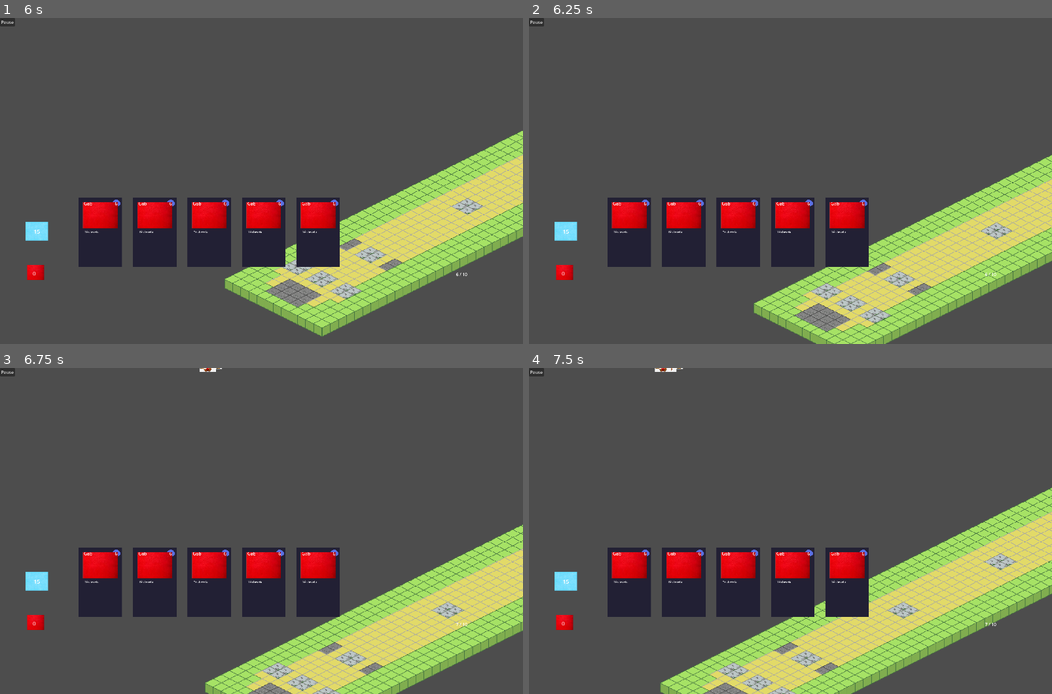
Above: before the commit, frames 1-4 (two rows, left to right).
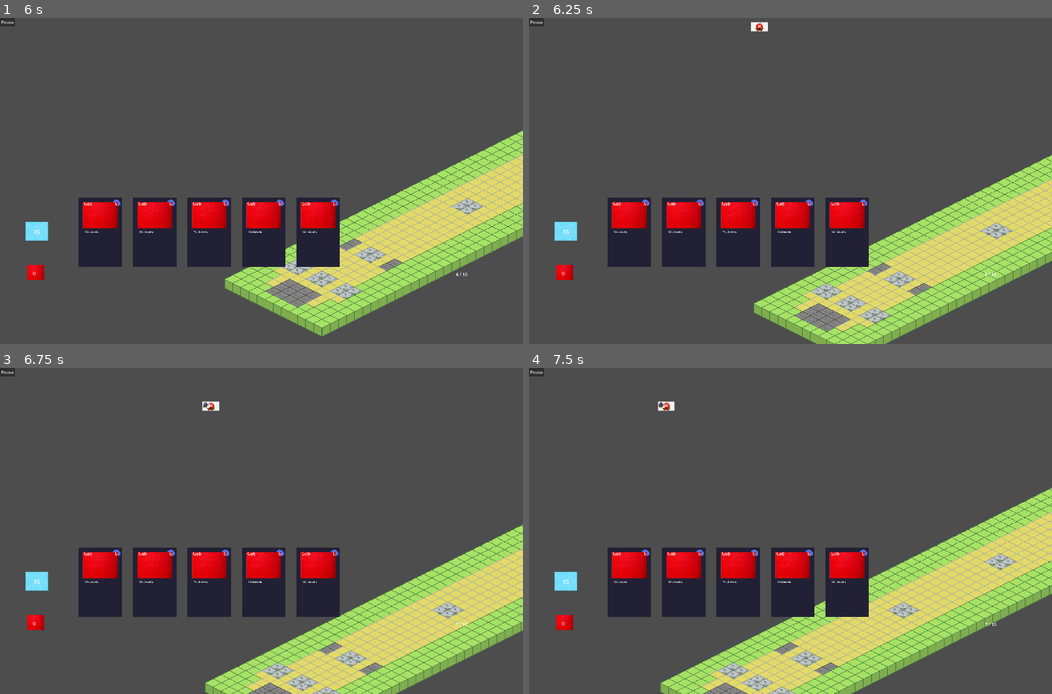
Above: after the commit, the same moments.

Repository: ShroomySquid/LudumDare56
Game: Godot game, scene res://scenes/start_screen.tscn
Same seed, same stepped clock (60 frames per second), same inputs: the game is played once before the commit and once after it.
Inputs (mouse positions are in pixels of both pictures, inside the frame that each line leads up to):
- Up to frame 1 (6 s): click "Start" at 0.5 s; move the mouse to (99, 233) at 1.27 s; hold B (B) 1.28-2.03 s; hold W (up) 1.28-2.78 s; move the mouse to (156, 233) at 2.02 s; tap B (B) at 2.1, 3.8, 5.3 s; move the mouse to (209, 233) at 2.77 s; hold B (B) 2.78-3.53 s; hold A (left) 2.78-4.28 s; click (209, 233) at 2.85 s; move the mouse to (261, 233) at 3.52 s; right-click (261, 233) at 3.6 s; move the mouse to (319, 233) at 4.27 s; hold S (down) 4.28-5.03 s; hold B (B) 4.28-5.03 s; tap Mouse wheel down (WheelDown) at 4.35 s; move the mouse to (376, 164) at 5.02 s; hold D (right) 5.03-5.78 s; tap Mouse wheel up (WheelUp) at 5.1 s; move the mouse to (156, 197) at 5.77 s; hold W (up) from 5.78 s (still down); hold B (B) from 5.78 s (still down)
- Up to frame 2 (6.25 s): keep holding W (up); keep holding B (B)
- Up to frame 3 (6.75 s): move the mouse to (313, 459) at 6.52 s; release W (up) at 6.53 s; release B (B) at 6.53 s; hold D (right) from 6.53 s (still down); tap B (B) at 6.6 s
- Up to frame 4 (7.5 s): keep holding D (right); move the mouse to (764, 596) at 7.27 s; hold B (B) from 7.28 s (still down); click (764, 596) at 7.35 s

Frame 1 is identical in both runs. In frame 2, 0.1% of the frame differs, in the area x 42-46%, y 1-5%; in frame 3, 0.1%; in frame 4, 0.2%, in the area x 24-30%, y 0-14%.
Error before the commit: Invalid access to property or key 'position' on a base object of type 'Nil'. (res://scripts/creature_container.gd:39)

Commit message:
Revert "fixed problem with animations"
This reverts commit a6db8c3dc6d31da49f529b82d92b0313358c1627.

Diff:
--- a/Scripts/Creatures/bob_omb.gd
+++ b/Scripts/Creatures/bob_omb.gd
@@ -2,11 +2,6 @@
 
 var is_walking = false
 var is_attacking = false
-
-
-
-# Stats for the monster here
-
 
 func _ready():
 	pass
--- a/Scripts/creature_container.gd
+++ b/Scripts/creature_container.gd
@@ -5,11 +5,6 @@
 var creature_scenes = {
 	CreatureType.CreatureA: preload("res://scenes/Creatures/bob_omb.tscn")
 }
-var creature_instance
-
-
-
-
 # Called when the node enters the scene tree for the first time.
 func _ready() -> void:
 	pass # Replace with function body.
@@ -34,9 +29,7 @@
 # Called every frame. 'delta' is the elapsed time since the previous frame.
 func _process(delta: float) -> void:
 	if Input.is_action_pressed("down"):
-		creature_instance = spawn_creature(CreatureType.CreatureA, Vector2(-6, -72)) #TODO: change to position of base
-	if Input.is_action_just_pressed("B"):
-		creature_instance.position += Vector2(10, 0)
-	#if Input.is_action_just_pressed("B"):
-		#creature_instance.queue_free()
+		spawn_creature(CreatureType.CreatureA, Vector2(6, 72)) #TODO: change to position of base
+	if Input.is_action_pressed("B"):
+		self.position += Vector2(10, 0)
 	pass
--- a/scenes/Creatures/bob_omb.tscn
+++ b/scenes/Creatures/bob_omb.tscn
@@ -4,8 +4,6 @@
 [ext_resource type="Texture2D" uid="uid://biovuhg534lhk" path="res://Images/TestImages/3web.png" id="2_dq1fl"]
 [ext_resource type="Texture2D" uid="uid://bndcb1rqgauch" path="res://Images/TestImages/4bob.png" id="3_7dquc"]
 [ext_resource type="AudioStream" uid="uid://b53gru5hmafbq" path="res://Sound&Music/Creatures/Bob_omb/-16 bomb.mp3" id="4_c560w"]
-
-[sub_resource type="CircleShape2D" id="CircleShape2D_obp3y"]
 
 [sub_resource type="SpriteFrames" id="SpriteFrames_2q7ib"]
 animations = [{
@@ -31,17 +29,15 @@
 "speed": 5.0
 }]
 
+[sub_resource type="CircleShape2D" id="CircleShape2D_obp3y"]
+
 [node name="Bobomb" type="Node2D"]
+top_level = true
 script = ExtResource("1_cs06k")
 
-[node name="Area2D" type="Area2D" parent="."]
-
-[node name="CollisionShape2D" type="CollisionShape2D" parent="Area2D"]
-shape = SubResource("CircleShape2D_obp3y")
-
 [node name="AnimatedSprite2D" type="AnimatedSprite2D" parent="."]
+top_level = true
 z_index = 1
-use_parent_material = true
 position = Vector2(-5, -6)
 scale = Vector2(0.0338889, 0.033058)
 sprite_frames = SubResource("SpriteFrames_2q7ib")
@@ -50,3 +46,8 @@
 
 [node name="AudioStreamPlayer2D" type="AudioStreamPlayer2D" parent="."]
 stream = ExtResource("4_c560w")
+
+[node name="Area2D" type="Area2D" parent="."]
+
+[node name="CollisionShape2D" type="CollisionShape2D" parent="Area2D"]
+shape = SubResource("CircleShape2D_obp3y")
--- a/scenes/game.tscn
+++ b/scenes/game.tscn
@@ -58,7 +58,7 @@
 
 [node name="SingleLane" parent="." instance=ExtResource("3_00exx")]
 
-[node name="CreatureContainer" type="Node2D" parent="SingleLane"]
+[node name="CreatureContainer" type="Node2D" parent="."]
 show_behind_parent = true
 z_index = 1
 z_as_relative = false
